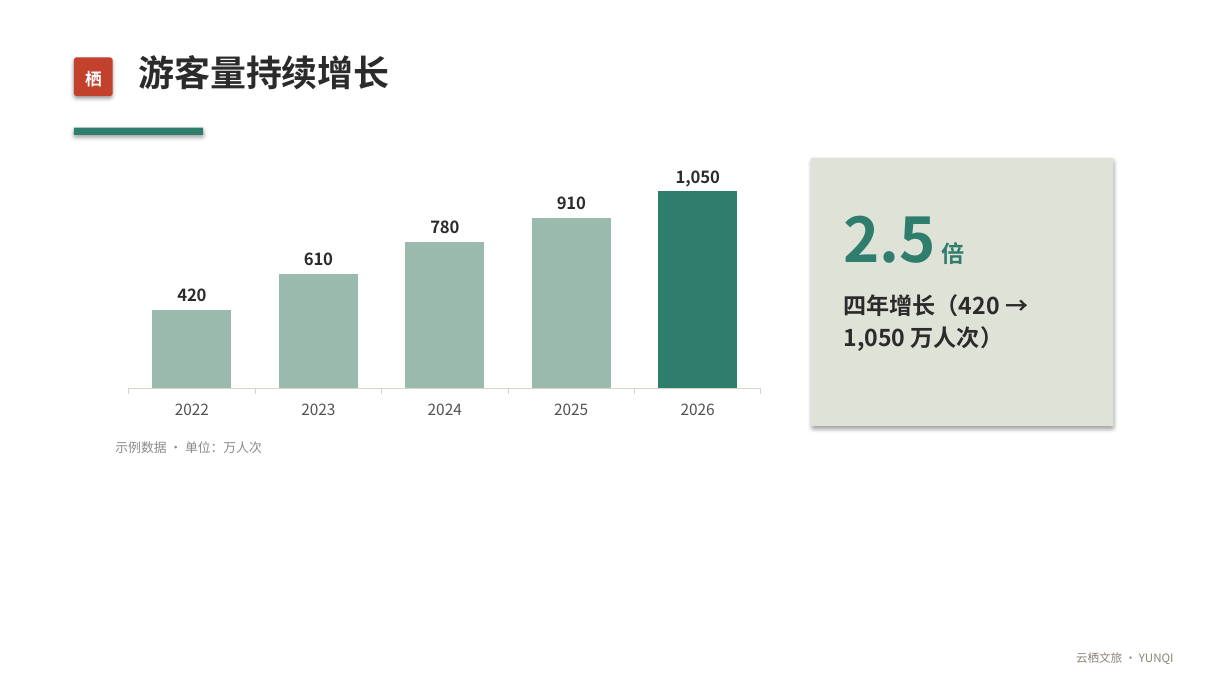
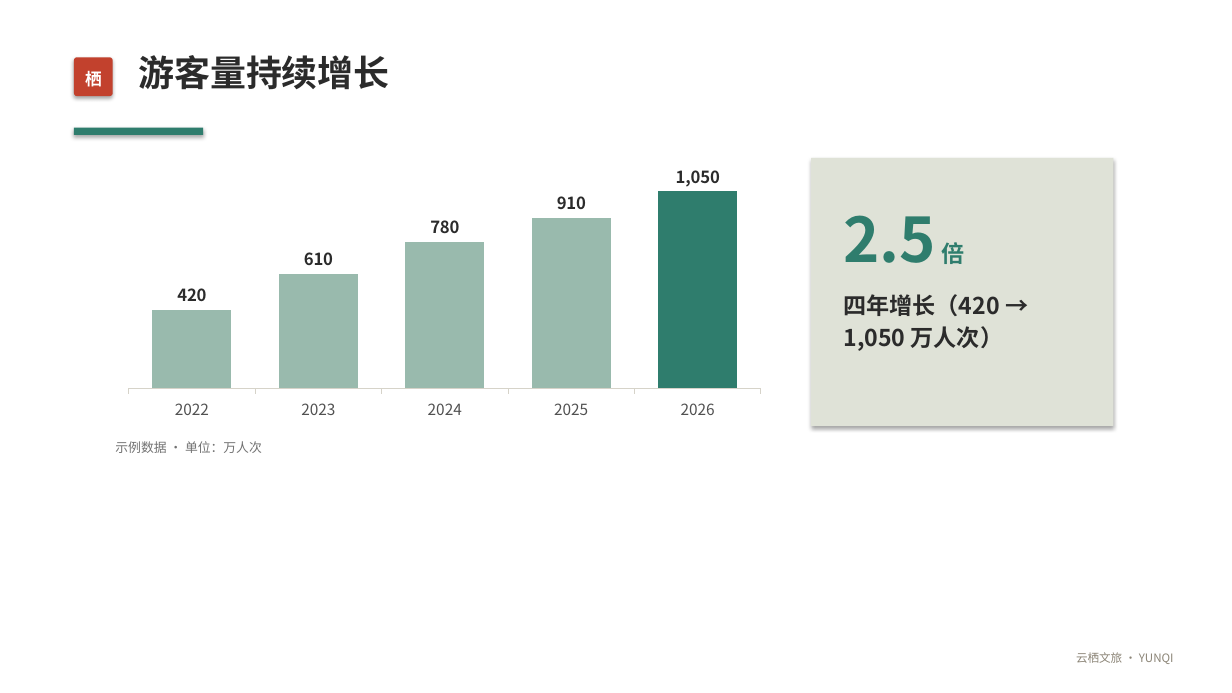
Before and after one commit to crawfordxx/xiaoma-ppt, a slide deck: slide 5 of examples/tourism/out/deck.pptx. Drawn at 1232x693 pixels with LibreOffice and Linux fonts; fonts in the diff are those of the drawing; background and template pictures are left out. Boxes give left, top, right and bottom in pixels: in the first picture for what was removed or moved away, otherwise in the second. Text is boxed around its words. In the diff, an @@ line names an element or a change of style, - is before the commit and + after.

```diff
--- a/examples/tourism/out/deck.pptx
+++ b/examples/tourism/out/deck.pptx
@@ text "示例数据 · 单位：万人次" at (115,441,262,453): text colour #8A8A8A to #727272 @@
```
Also in this commit, not shown: 1 other slide changed, 27 other files.
